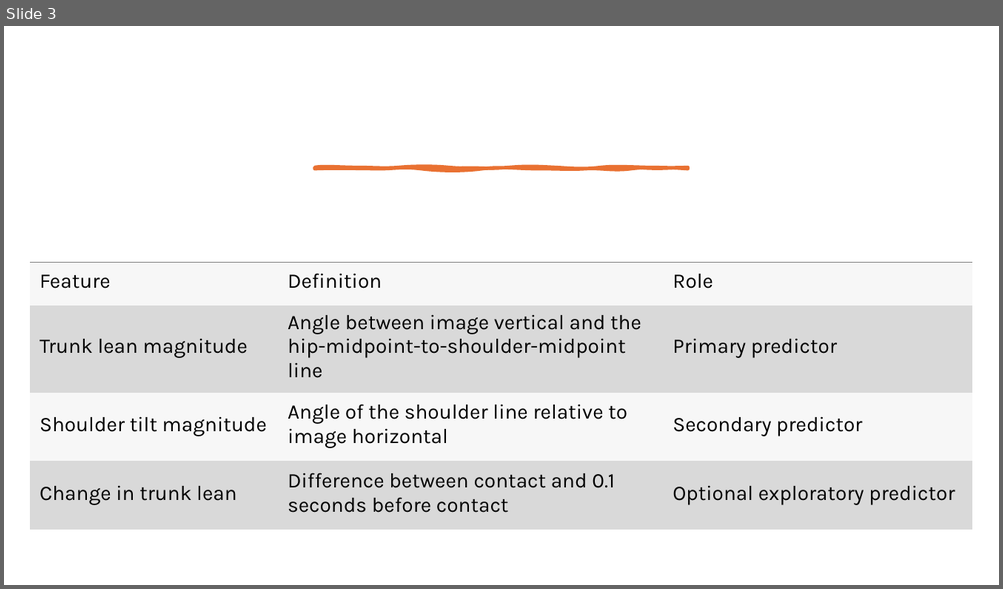
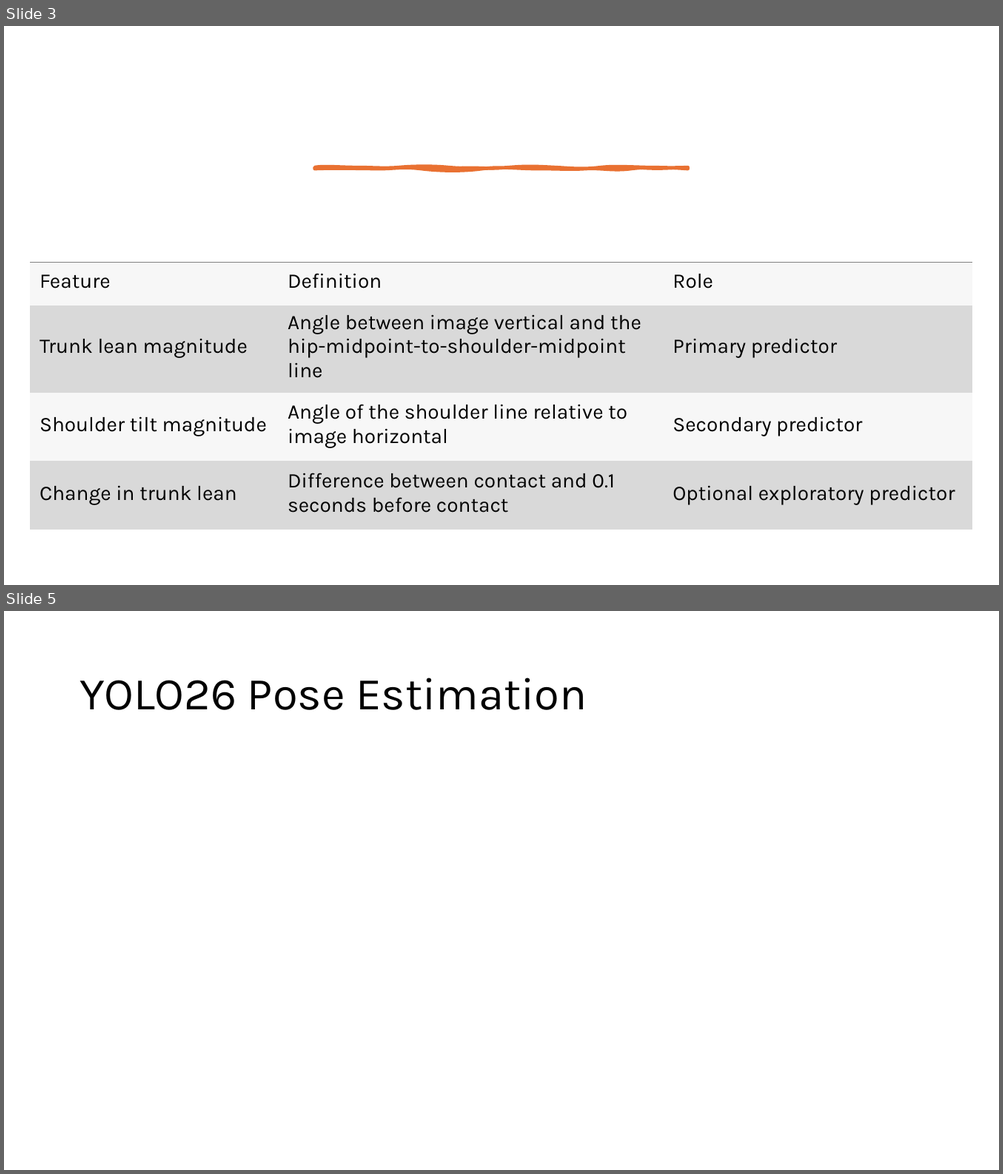
Before and after one commit to emmyregal/Soccer-Computer-Vision, a slide deck: Presentation.pptx. Shown one above the other, each under a label of ours: slide 3 before the commit, slides 3 and 5 after it; the slides between them are not shown. The pictures are 1003x589 and 1003x1174 pixels, drawn with LibreOffice and Linux fonts; fonts in the diff are those of the drawing. Boxes give left, top, right and bottom in pixels: in the first picture for what was removed or moved away, otherwise in the second. Text is boxed around its words. In the diff, an @@ line names an element or a change of style, - is before the commit and + after.

```diff
--- a/Presentation.pptx
+++ b/Presentation.pptx
@@ slide 5 added at box(4, 611, 999, 1170), background #FFFFFF @@
@@ title added at box(79, 678, 586, 710), 44 pt, text #000000 @@
+YOLO26 Pose Estimation
```
Also in this commit, not shown: 4 other slides added, 1 slide removed, 1 other file.
